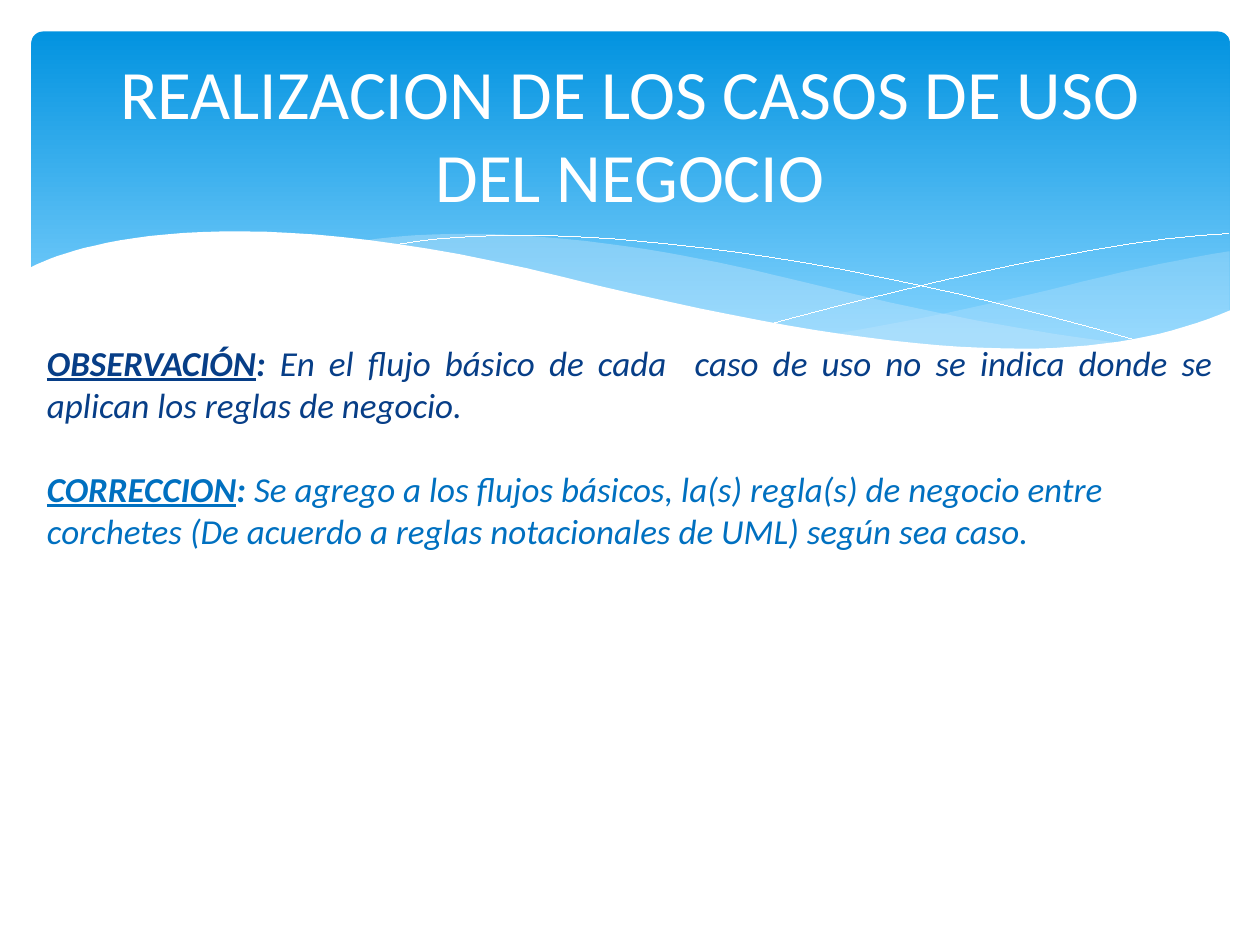
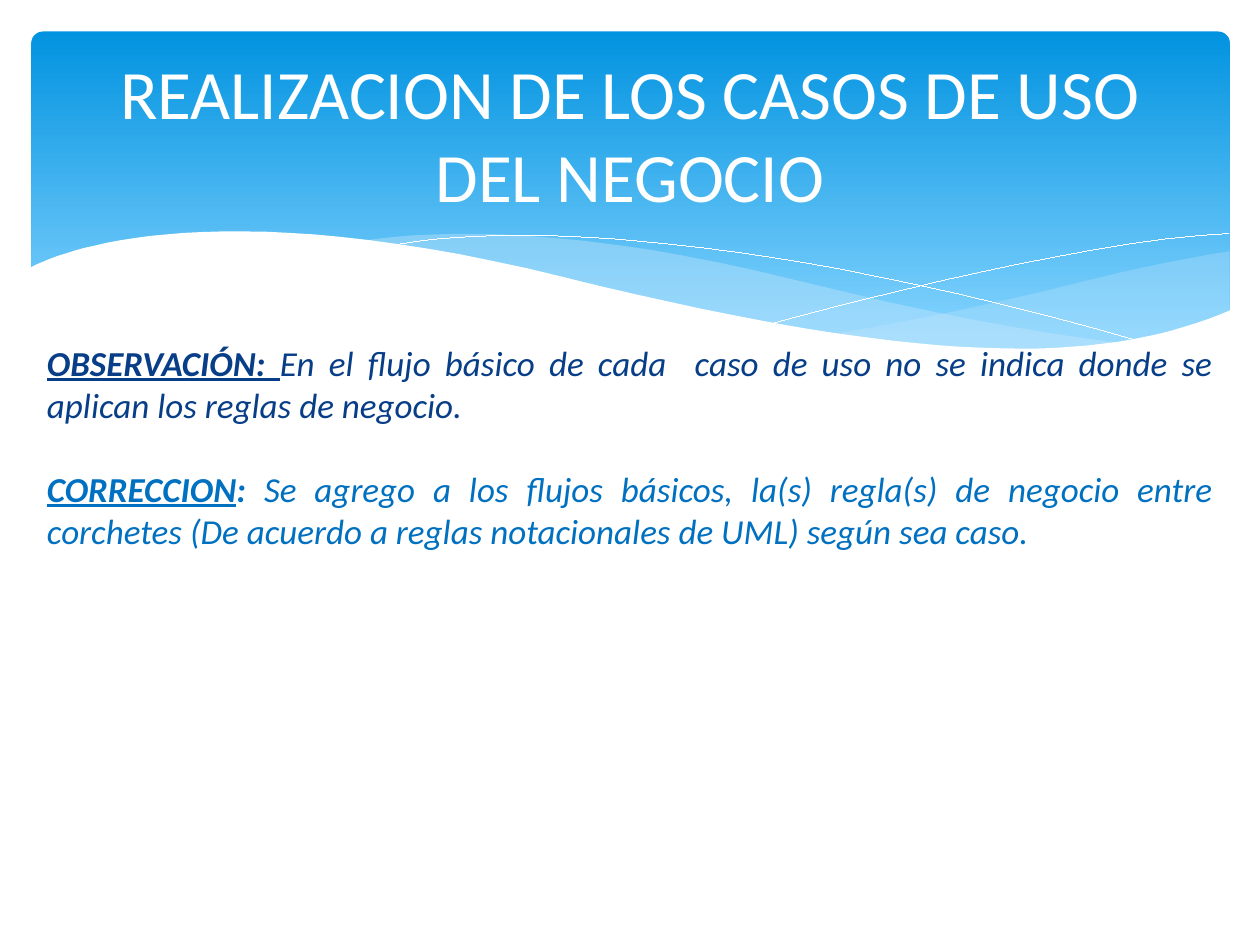
Before and after one commit to orlysemperfi/tp2-contratos-clientes, a slide deck: slide 7 of ITERACION 3/SUB ITERACION 1/PPT SUB-ITERACION I v2.0.pptx. Drawn at 1260x945 pixels with LibreOffice and Linux fonts; fonts in the diff are those of the drawing. Boxes give left, top, right and bottom in pixels: in the first picture for what was removed or moved away, otherwise in the second. Text is boxed around its words. In the diff, an @@ line names an element or a change of style, - is before the commit and + after.

```diff
--- a/ITERACION 3/SUB ITERACION 1/PPT SUB-ITERACION I v2.0.pptx
+++ b/ITERACION 3/SUB ITERACION 1/PPT SUB-ITERACION I v2.0.pptx
@@ text "OBSERVACIÓN: En el flujo básico ..." at (47,347,1212,550): underline on in "OBSERVACIÓN:"; alignment left to justified @@
```
Also in this commit, not shown: 7 other slides changed.
